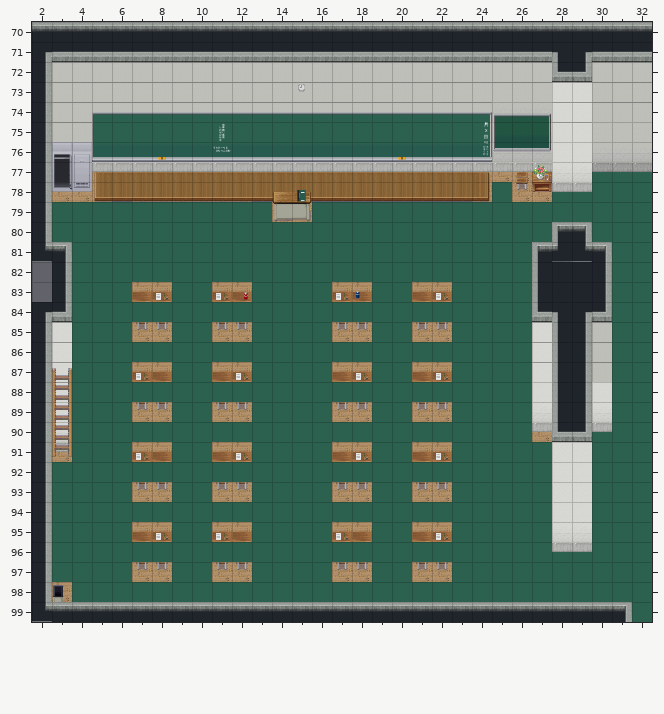
Level history. Tiled map: res/tmx/class.tmx. The picture above is the old version.
Cells are 32x32 px. Shown: x 2..32, y 70..99.
The result:
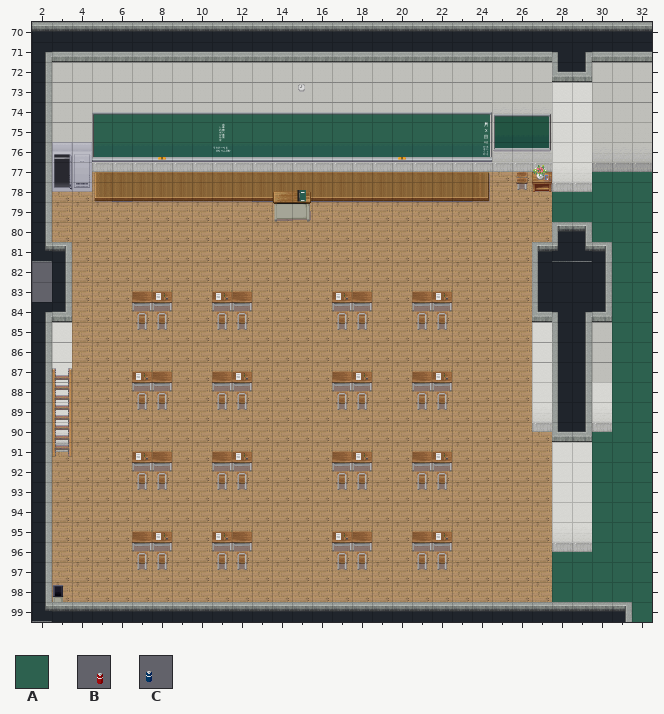
Key: from "tiles-gakuen-001": A 6, B 40, C 43.
_ is an empty cell.
Edits made:
Layer "seat_tiles-gakuen-001":
The author cleared tile B in row 83 at x 12.
The author cleared tile C in row 83 at x 18.
Layer "route_tiles-gakuen-001" (now hidden):
The author cleared tile A in row 78 at x 25; in row 79 at x 3 to 13 and 16 to 27; in row 80 at x 3 to 27; in rows 81 to 82 at x 4 to 26; in row 83 at x 4 to 6, 9 to 10, 13 to 16, 19 to 20 and 23 to 26; in row 84 at x 4 to 26.
The author cleared tile A in row 85 at x 4 to 6, 9 to 10, 13 to 16, 19 to 20 and 23 to 26; in row 86 at x 4 to 26; in row 87 at x 4 to 6, 9 to 10, 13 to 16, 19 to 20 and 23 to 26; in row 88 at x 4 to 26; in row 89 at x 4 to 6, 9 to 10, 13 to 16, 19 to 20 and 23 to 26; in row 90 at x 4 to 26.
The author cleared tile A in row 91 at x 4 to 6, 9 to 10, 13 to 16, 19 to 20 and 23 to 27; in row 92 at x 3 to 27; in row 93 at x 3 to 6, 9 to 10, 13 to 16, 19 to 20 and 23 to 27; in row 94 at x 3 to 27; in row 95 at x 3 to 6, 9 to 10, 13 to 16, 19 to 20 and 23 to 27; in row 96 at x 3 to 27.
The author cleared tile A in row 97 at x 3 to 6, 9 to 10, 13 to 16, 19 to 20 and 23 to 27; in row 98 at x 4 to 27.
Boxes around the changes in both pictures, in picture pixels (x1, y1, x2, y2):
removed: (52, 182, 552, 602)
